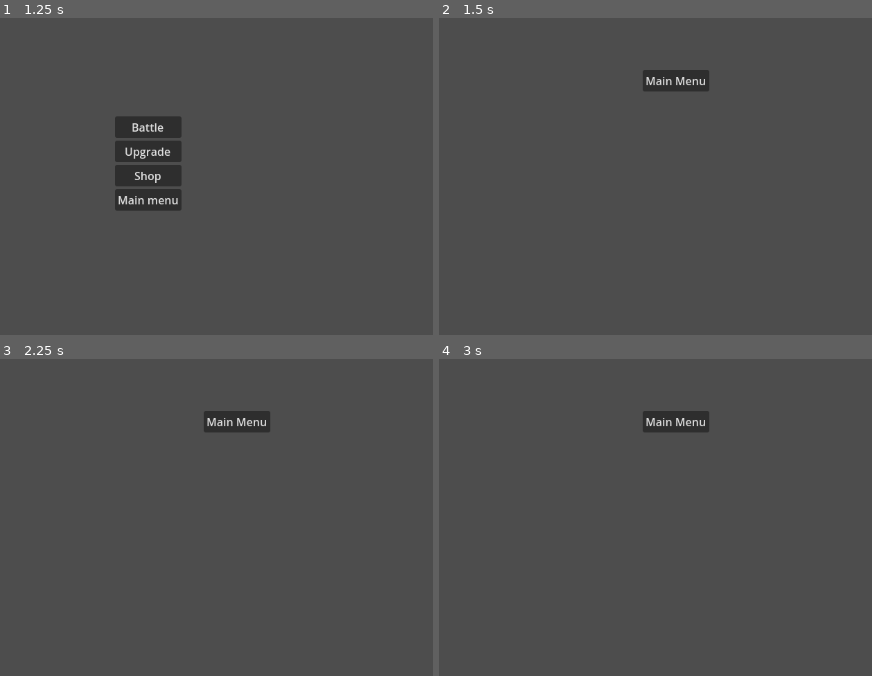
Above: before the commit, frames 1-4 (two rows, left to right).
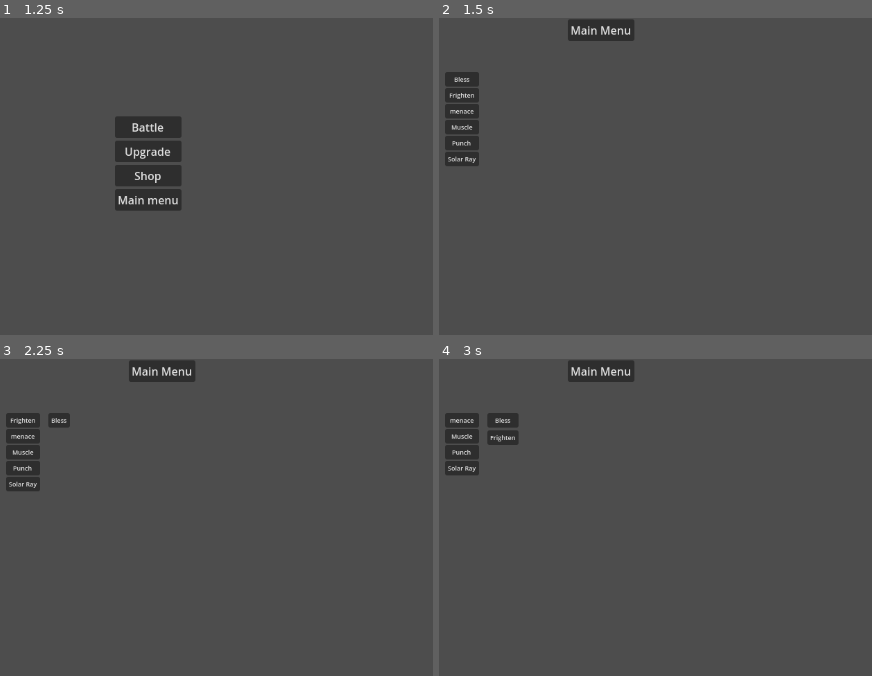
Above: after the commit, the same moments.

Repository: DrakeborgDev/elemastar
Game: Godot game, scene res://menus/main_menu.tscn
The game is run twice, just before and just after one commit, with the same random seed, the same clock (stepped at 60 frames per second) and the same inputs.
Inputs (mouse positions are in pixels of both pictures, inside the frame that each line leads up to):
- Up to frame 1 (1.25 s): click "Begin" at 0.5 s
- Up to frame 2 (1.5 s): click "Upgrade" at 1.25 s
- Up to frame 3 (2.25 s): click (21, 419) at 2 s, where only the run after the commit has a clickable "Bless"
- Up to frame 4 (3 s): click (460, 419) at 2.75 s, where only the run after the commit has a clickable "Frighten"

Frame 1 is identical in both runs. In frame 2, 3.8% of the frame differs, in the area x 1-63%, y 0-47%; in frame 3, 3.6%; in frame 4, 3.7%.

Commit message:
user end for sellecting which skills of an unlocked selection has been implemented

Diff:
--- a/menus/skills.tscn
+++ b/menus/skills.tscn
@@ -1,23 +1,34 @@
-[gd_scene load_steps=2 format=3 uid="uid://c4sg714l0vq15"]
+[gd_scene load_steps=3 format=3 uid="uid://c4sg714l0vq15"]
 
 [ext_resource type="Script" uid="uid://brlfxvtlhcubl" path="res://scripts/skills.gd" id="1_bsmho"]
+[ext_resource type="Theme" uid="uid://dt3hbvp3xbydq" path="res://menus/themes/skill_tree.tres" id="2_f7j42"]
 
 [node name="Skills" type="Node2D"]
 script = ExtResource("1_bsmho")
 
 [node name="back" type="Button" parent="."]
-offset_left = 510.0
-offset_top = 75.0
-offset_right = 606.0
-offset_bottom = 106.0
+offset_left = 402.0
+offset_top = 2.0
+offset_right = 498.0
+offset_bottom = 33.0
 text = "Main Menu"
 
-[node name="SkillContainer" type="VBoxContainer" parent="."]
+[node name="HSplitContainer" type="HSplitContainer" parent="."]
+offset_left = 225.0
+offset_top = 78.0
+offset_right = 265.0
+offset_bottom = 118.0
+
+[node name="SkillContainer" type="VBoxContainer" parent="HSplitContainer"]
 unique_name_in_owner = true
-offset_left = 482.0
-offset_top = 131.0
-offset_right = 522.0
-offset_bottom = 171.0
-scale = Vector2(4.56, 3.56)
+layout_mode = 2
+theme = ExtResource("2_f7j42")
+theme_override_constants/separation = 2
+metadata/_edit_use_anchors_ = true
+
+[node name="equipedSkills" type="VBoxContainer" parent="HSplitContainer"]
+unique_name_in_owner = true
+layout_mode = 2
+theme = ExtResource("2_f7j42")
 
 [connection signal="pressed" from="back" to="." method="_on_back_pressed"]
--- /dev/null
+++ b/menus/themes/skill_tree.tres
@@ -0,0 +1,4 @@
+[gd_resource type="Theme" format=3 uid="uid://dt3hbvp3xbydq"]
+
+[resource]
+default_font_size = 9
--- a/scripts/fight.gd
+++ b/scripts/fight.gd
@@ -41,6 +41,7 @@
 				GlobalValues.playerCurentHealth -= (activeAttack.damage - GlobalValues.affinityModifier)
 	if GlobalValues.playerCurentHealth <= 0:
 		print("mission failed, you'll get them next time")
+		GlobalValues.playerCurentHealth = GlobalValues.playerMaxHealth
 		get_tree().change_scene_to_file("res://menus/battle_menus/select.tscn")
 	else:
 		$PlayerDetails/Health.text = "Health: "+str(int(GlobalValues.playerCurentHealth)) + "/" + str(int(GlobalValues.playerMaxHealth))
--- a/scripts/skills.gd
+++ b/scripts/skills.gd
@@ -1,4 +1,8 @@
 extends Node2D
+
+#func _ready():
+
+
 
 
 func _ready() -> void:
@@ -21,22 +25,52 @@
 					storedData.append(data.unlock)
 				else:
 					storedData.append(null)
+				storedData.append(data.type)
 				GlobalValues.allSkills.append(storedData)
 			else:
 				print("JSON Parse Error: ", json.get_error_message(), " in ", curFile, " at line ", json.get_error_line())
 		#print(GlobalValues.allSkills)
 	else:
 		pass
+
 	var i = 0
 	for skill in GlobalValues.allSkills:
 		var skillName = skill[0]
 		var skillParent
-		var skillCost
+		var tooltip
+		var _skillCost
 		if skill[1] != null:
 			skillParent = skill[1]
+			tooltip = ("requires " + str(skillParent) + " to be unlocked first")
+		else:
+			tooltip = ""
 		if skill[2] != null:
-			skillCost = skill[2]
+			_skillCost = skill[2]
 		print(skill)
 
+		%SkillContainer.add_child(Button.new())
+		var curButton = %SkillContainer.get_child(i)
+		curButton.text = skillName
+		curButton.tooltip_text = tooltip
+		curButton.connect("pressed", _button_testing)
+		i = i+1
+
+func _button_testing():
+	var found_clicked = false
+	for button in get_node("HSplitContainer/SkillContainer").get_children():
+		if button.is_pressed():
+			found_clicked = true
+			print(str(button))
+			button.reparent(get_node("HSplitContainer/equipedSkills"))
+	if !found_clicked:
+		for button in get_node("HSplitContainer/equipedSkills").get_children():
+			if button.is_pressed():
+				found_clicked = true
+				print(str(button))
+				button.reparent(get_node("HSplitContainer/SkillContainer"))
+	pass
+
 func _on_back_pressed() -> void:
+	for button in get_node("HSplitContainer/equipedSkills").get_children():
+		print(button.text)
 	get_tree().change_scene_to_file("res://menus/hub_menu.tscn")
